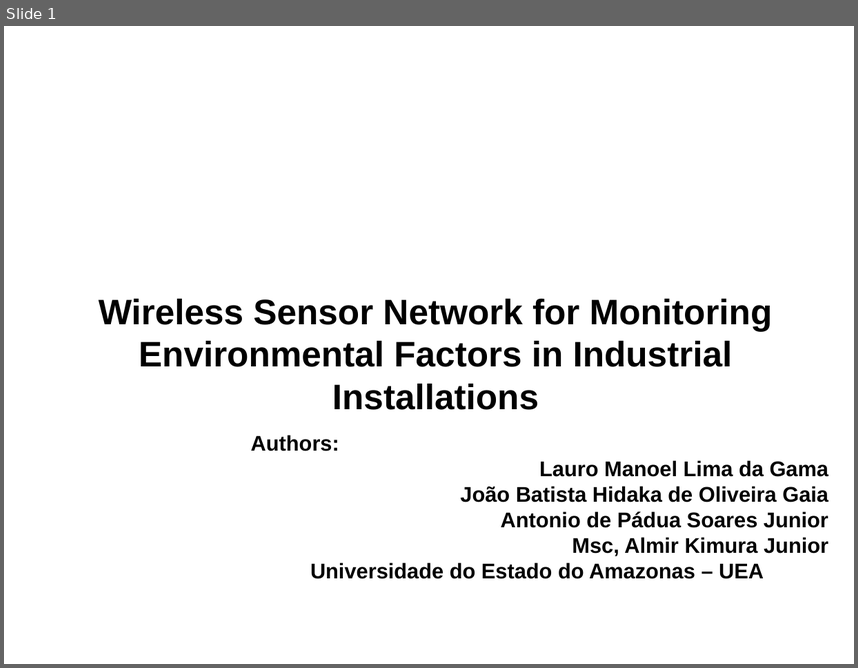
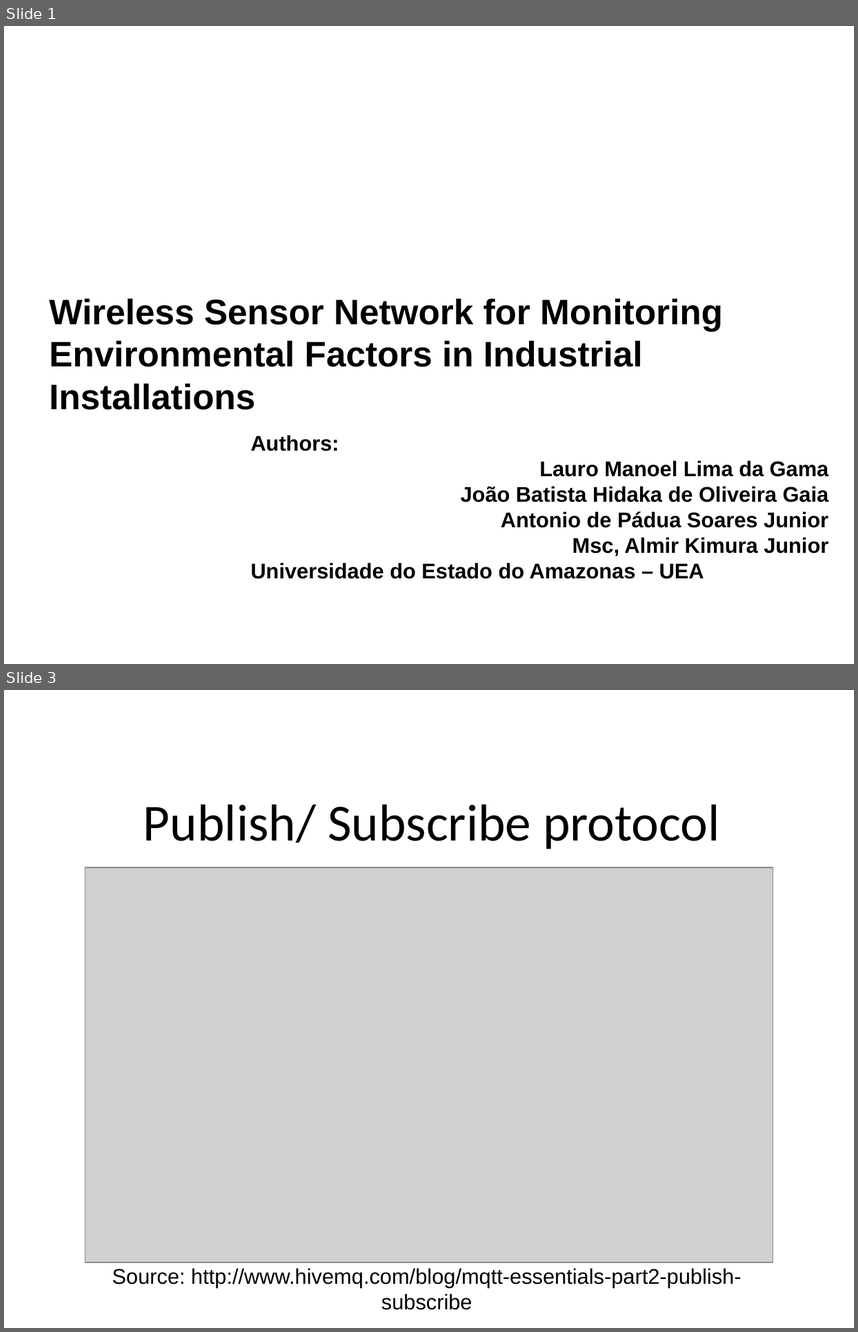
Before and after one commit to laurogama/artigo_pos, a slide deck: formato_chilecon/presentation/presentation_template.pptx. Shown one above the other, each under a label of ours: slide 1 before the commit, slides 1 and 3 after it; the slides between them are not shown. The pictures are 858x668 and 858x1332 pixels, drawn with LibreOffice and Linux fonts; fonts in the diff are those of the drawing; grey boxes stand for pictures; background and template pictures are left out. Boxes give left, top, right and bottom in pixels: in the first picture for what was removed or moved away, otherwise in the second. Text is boxed around its words. In the diff, an @@ line names an element or a change of style, - is before the commit and + after.

```diff
--- a/formato_chilecon/presentation/presentation_template.pptx
+++ b/formato_chilecon/presentation/presentation_template.pptx
@@ slide 3 added at bbox=[4, 690, 854, 1328], background picture (left out) @@
@@ text added at bbox=[143, 804, 720, 849], 44 pt, text #000000 @@
+Publish/ Subscribe protocol
@@ picture added at bbox=[85, 867, 773, 1262] @@
@@ text added at bbox=[112, 1268, 741, 1288], 18 pt, text #000000 @@
+Source: http://www.hivemq.com/blog/mqtt-essentials-part2-publish-subscribe
@@ slide 1 changed as well @@
@@ text "Wireless Sensor Network for Monitoring ..." at bbox=[49, 298, 723, 410]: alignment centre to left @@
@@ text "Authors:" at bbox=[251, 434, 829, 579]: less space between paragraphs; alignment centre to left @@
```
Also in this commit, not shown: 2 other slides changed, 13 other slides added, 4 slides removed, 16 other files.
